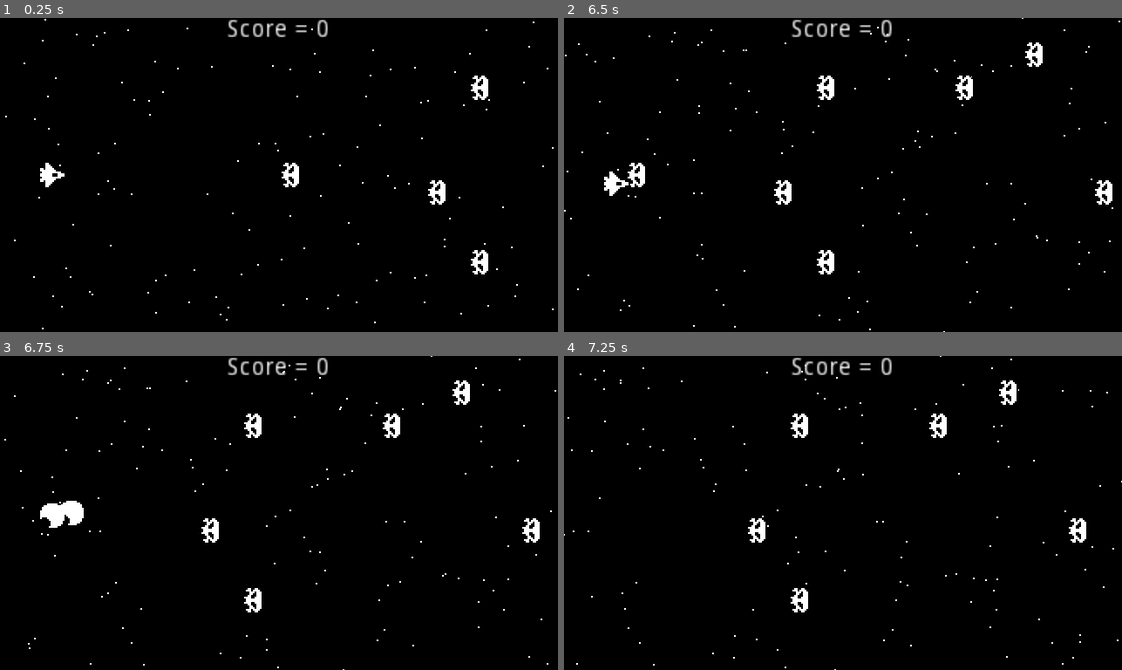
Above: before the commit, frames 1-4 (two rows, left to right).
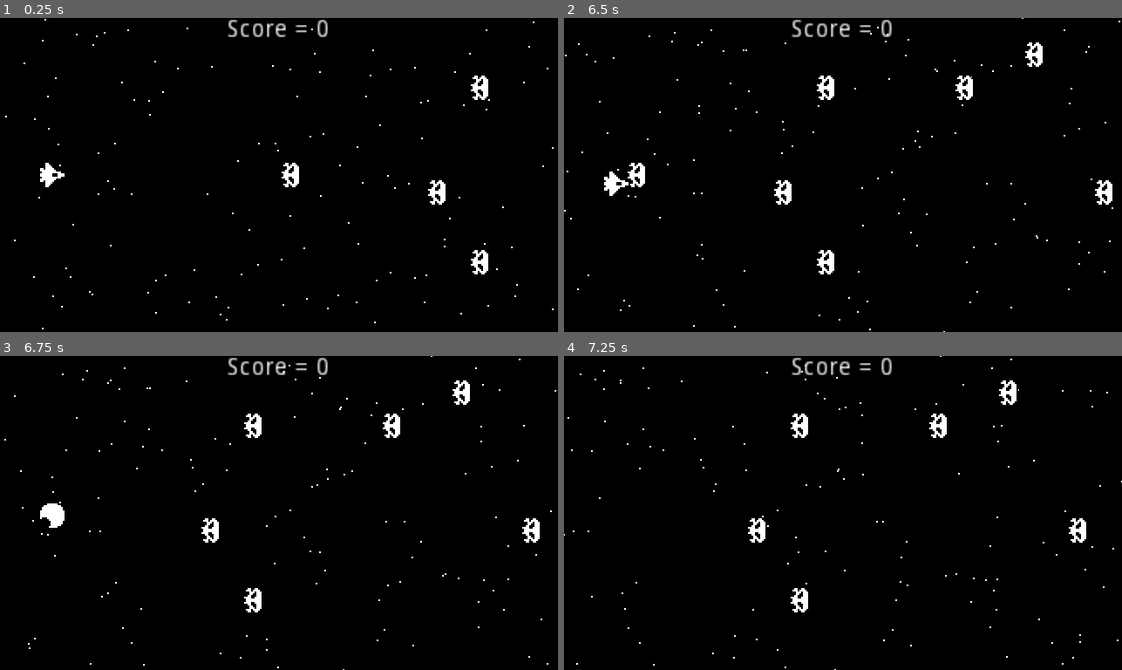
Above: after the commit, the same moments.

Repository: Kharouk/IntergalacticSpaceVenture
Game: Godot game, scene res://World.tscn
Same seed, same stepped clock (60 frames per second), same inputs: the game is played once before the commit and once after it.
Inputs:
- Up to frame 1 (0.25 s): no input
- Up to frame 2 (6.5 s): hold Up (ui_up) 0.53-1.28 s; hold Down (ui_down) 1.28-2.03 s; hold Up (ui_up) 2.03-3.53 s; hold Down (ui_down) 3.53-5.78 s; hold Up (ui_up) from 5.78 s (still down)
- Up to frame 3 (6.75 s): keep holding Up (ui_up)
- Up to frame 4 (7.25 s): keep holding Up (ui_up)

Frames 1-2 are identical in both runs. In frame 3, 0.2% of the frame differs, in the area x 10-15%, y 46-54%; in frame 4, nothing differs.

Commit message:
re-add explosion and fix enemies bug where they made the sound after leaving scene

Diff:
--- a/Bullet.gd
+++ b/Bullet.gd
@@ -7,9 +7,6 @@
 func _ready():
 	bulletSound.play()
 
-func _exit_tree():
-	create_hit_effect()
-
 func _on_Visibility_screen_exited():
 	queue_free()
 
--- a/Enemy.gd
+++ b/Enemy.gd
@@ -25,18 +25,19 @@
 	position.x -= SPEED * delta
 
 func _on_Enemy_body_entered(body):
+	body.create_hit_effect()
 	body.queue_free()
 	HEALTH -= 1
 
 	if HEALTH <= 0:
 		emit_signal("score_up")
+		create_explosion()
 		queue_free()
 
 func _on_Visibiity_screen_exited():
 	queue_free()
 
-# This built in function runs when enemy node leaves the scene
-func _exit_tree():
+func create_explosion():
 	# Gets main node:
 	var main = get_tree().current_scene
 	var explosion_effect = ExplosionEffect.instance()
--- a/HitEffect.tscn
+++ b/HitEffect.tscn
@@ -1,23 +1,18 @@
-[gd_scene load_steps=6 format=2]
+[gd_scene load_steps=4 format=2]
 
 [ext_resource path="res://GameResources/Hit.wav" type="AudioStream" id=1]
 [ext_resource path="res://HitEffect.gd" type="Script" id=2]
 
-[sub_resource type="Gradient" id=2]
-colors = PoolColorArray( 1, 1, 1, 1, 0, 0, 0, 1 )
-
-[sub_resource type="GradientTexture" id=3]
-gradient = SubResource( 2 )
-
-[sub_resource type="ParticlesMaterial" id=1]
+[sub_resource type="ParticlesMaterial" id=3]
+emission_shape = 1
+emission_sphere_radius = 1.0
 flag_disable_z = true
 spread = 180.0
 gravity = Vector3( 0, 0, 0 )
-initial_velocity = 50.0
-initial_velocity_random = 0.75
+initial_velocity = 60.0
+initial_velocity_random = 0.5
 orbit_velocity = 0.0
 orbit_velocity_random = 0.0
-color_ramp = SubResource( 3 )
 
 [node name="HitEffect" type="Node2D"]
 script = ExtResource( 2 )
@@ -28,10 +23,10 @@
 autoplay = true
 
 [node name="HitParticles" type="Particles2D" parent="."]
-position = Vector2( 170.802, 92.9482 )
-lifetime = 0.25
+amount = 30
+lifetime = 0.5
 explosiveness = 1.0
-process_material = SubResource( 1 )
+process_material = SubResource( 3 )
 
 [node name="Timer" type="Timer" parent="."]
 wait_time = 0.3
